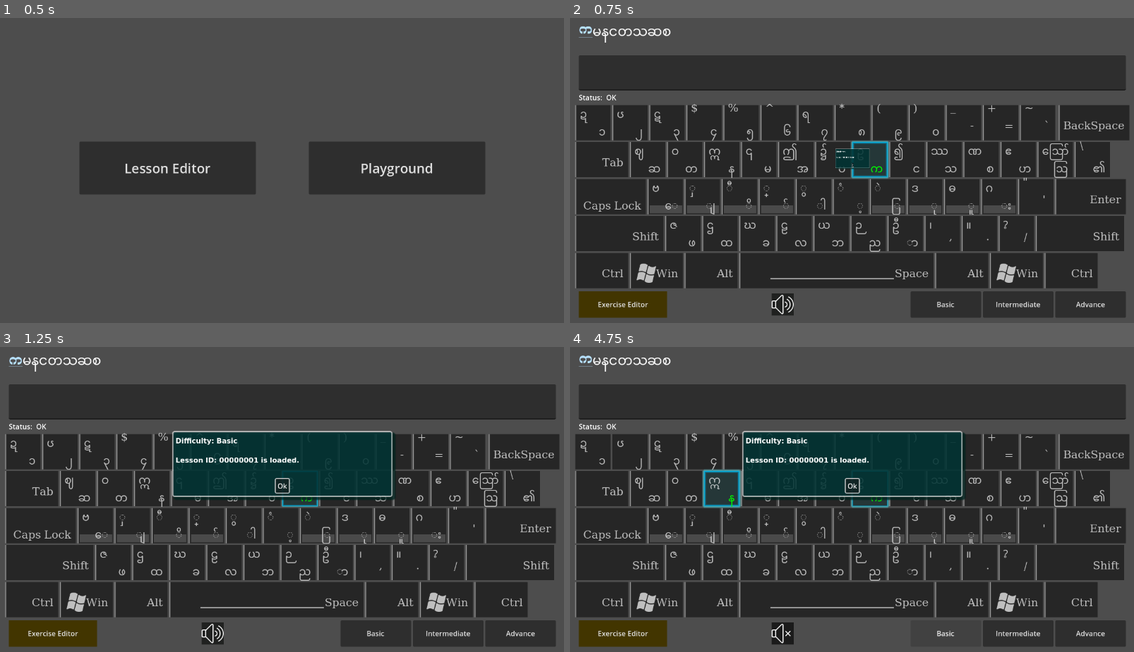
Above: before the commit, frames 1-4 (two rows, left to right).
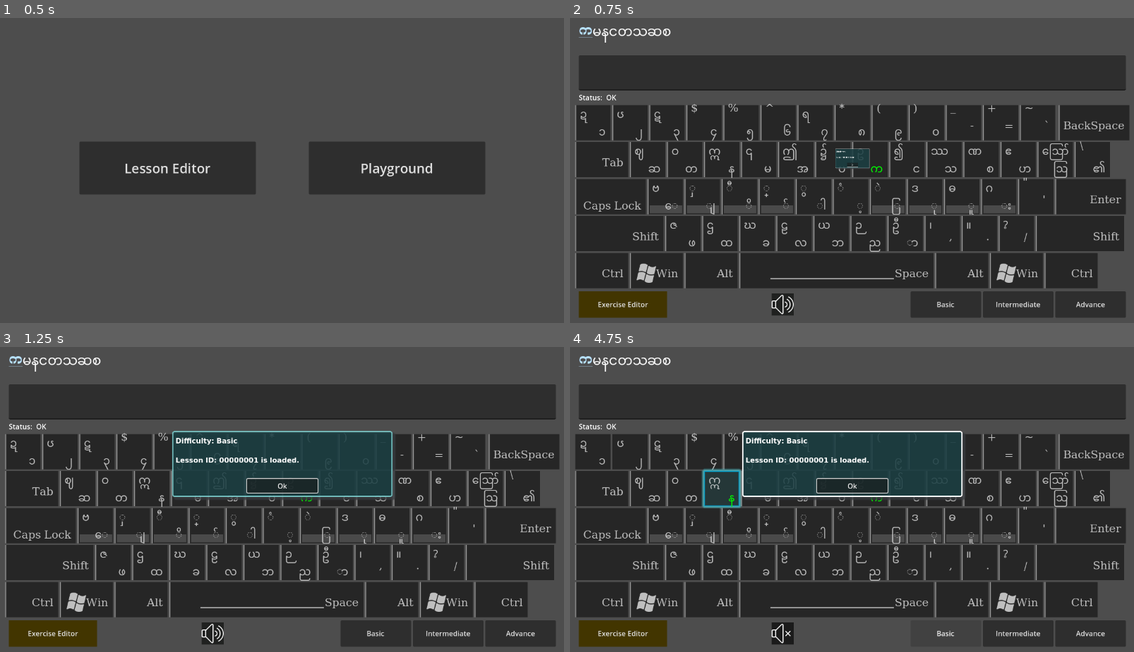
Above: after the commit, the same moments.

Repository: stmSi/Ultimate-Myanmar-Typing-Wizard
Game: Godot game, scene res://src/main.tscn
Two runs of this game, one before a commit and one after it. Both use one fixed random seed, a clock stepped at 60 frames per second and the inputs below.
Inputs (mouse positions are in pixels of both pictures, inside the frame that each line leads up to):
- Up to frame 1 (0.5 s): no input
- Up to frame 2 (0.75 s): click "Playground" at 0.5 s
- Up to frame 3 (1.25 s): no input
- Up to frame 4 (4.75 s): click "Ok" at 1.25 s; click (852, 401) at 2.02 s; type "12" at 2.1 s; click (852, 496) at 2.75 s, where only the run before the commit has a clickable "Ok"; click (784, 633) at 3.5 s; click "Basic" at 4.25 s

Frame 1 is identical in both runs. In frame 2, 0.3% of the frame differs, in the area x 1-57%, y 2-53%; in frame 3, 1.2%; in frame 4, 1.4%, in the area x 1-71%, y 2-53%.

Commit message:
Pause while Popup message appear

Diff:
--- a/src/Autoload/MessagePopupManager.gd
+++ b/src/Autoload/MessagePopupManager.gd
@@ -25,13 +25,13 @@
 	pass
 
 func _get_popups_group() -> Control:
-
-	if get_tree().root.has_node('/root/PopupsGroup'):
-		return get_tree().root.get_node('/root/PopupsGroup')
+	var loaded_scene = get_tree().root.get_child(get_tree().root.get_child_count() - 1)
+	if loaded_scene.has_node('PopupsGroup'):
+		return loaded_scene.get_node('PopupsGroup')
 
 	var popup_groups = Control.new()
 	popup_groups.name = "PopupsGroup"
 
 	popup_groups.global_position = get_viewport().get_visible_rect().size / 2
-	get_tree().root.get_child(get_tree().root.get_child_count() - 1).add_child(popup_groups)
+	loaded_scene.add_child(popup_groups)
 	return popup_groups
--- a/src/Keyboard/keyboard.gd
+++ b/src/Keyboard/keyboard.gd
@@ -39,7 +39,7 @@
 			keycode_str,
 			event.shift_pressed
 		)[1] ### [Success, Char]
-		print('converted: ' + converted_char)
+#		print('converted: ' + converted_char)
 
 
 		if len(converted_char) > 1: # Shift/Alt/Ctrl
@@ -57,6 +57,7 @@
 			EventBus.wrong_char_typed.emit(converted_char)
 			_run_incorrect(converted_char)
 			pending_node.reset_animation()
+			_reset_shifts()
 
 
 func _on_current_char_changed(char: String):
--- a/src/MessagePopup/message_popup.gd
+++ b/src/MessagePopup/message_popup.gd
@@ -4,13 +4,23 @@
 @onready var margin_container: MarginContainer = $MarginContainer
 @onready var ok_btn: Button = %OkBtn
 
+func _ready() -> void:
+	add_to_group('msg_popups')
+	get_tree().paused = true
+
 
 func set_msg(msg: String) -> void:
 	message_lbl.text = msg
 	ok_btn.grab_focus()
 	$AnimationPlayer.play('open')
+	await $AnimationPlayer.animation_finished
+	$AnimationPlayer.play('running')
 
 func _on_ok_btn_pressed() -> void:
+
+	if len(get_tree().get_nodes_in_group('msg_popups')) == 1:
+		get_tree().paused = false
+
 	EventBus.message_popup_closed.emit()
 	$AnimationPlayer.play('close')
 	await $AnimationPlayer.animation_finished
--- a/src/MessagePopup/message_popup.tscn
+++ b/src/MessagePopup/message_popup.tscn
@@ -27,6 +27,18 @@
 "points": PackedFloat32Array(1e-05, -0.25, 0, 0.25, 0),
 "times": PackedFloat32Array(0)
 }
+tracks/2/type = "value"
+tracks/2/imported = false
+tracks/2/enabled = true
+tracks/2/path = NodePath("MarginContainer/Panel:theme_override_styles/panel:border_color")
+tracks/2/interp = 1
+tracks/2/loop_wrap = true
+tracks/2/keys = {
+"times": PackedFloat32Array(0),
+"transitions": PackedFloat32Array(1),
+"update": 0,
+"values": [Color(1, 1, 1, 0.596078)]
+}
 
 [sub_resource type="Animation" id="Animation_8cr60"]
 resource_name = "close"
@@ -104,11 +116,29 @@
 "times": PackedFloat32Array(0, 0.4)
 }
 
+[sub_resource type="Animation" id="Animation_xiw6t"]
+resource_name = "running"
+length = 0.5
+loop_mode = 2
+tracks/0/type = "value"
+tracks/0/imported = false
+tracks/0/enabled = true
+tracks/0/path = NodePath("MarginContainer/Panel:theme_override_styles/panel:border_color")
+tracks/0/interp = 1
+tracks/0/loop_wrap = true
+tracks/0/keys = {
+"times": PackedFloat32Array(0, 0.5),
+"transitions": PackedFloat32Array(1, 1),
+"update": 0,
+"values": [Color(1, 1, 1, 1), Color(0, 0.698039, 0.698039, 0.596078)]
+}
+
 [sub_resource type="AnimationLibrary" id="AnimationLibrary_qv8rx"]
 _data = {
 "RESET": SubResource("Animation_5xlrx"),
 "close": SubResource("Animation_8cr60"),
-"open": SubResource("Animation_ita0k")
+"open": SubResource("Animation_ita0k"),
+"running": SubResource("Animation_xiw6t")
 }
 
 [sub_resource type="StyleBoxFlat" id="StyleBoxFlat_b88uv"]
@@ -122,11 +152,25 @@
 corner_radius_top_right = 5
 corner_radius_bottom_right = 5
 corner_radius_bottom_left = 5
-shadow_color = Color(0, 0.137255, 0.117647, 0.756863)
+corner_detail = 20
+shadow_color = Color(0.219608, 0.231373, 0.247059, 0.756863)
 shadow_size = 3
 shadow_offset = Vector2(5, 5)
 
+[sub_resource type="InputEventKey" id="InputEventKey_2n7k0"]
+device = -1
+keycode = 4194309
+
+[sub_resource type="InputEventKey" id="InputEventKey_etbkn"]
+device = -1
+keycode = 32
+unicode = 32
+
+[sub_resource type="Shortcut" id="Shortcut_jba6w"]
+events = [SubResource("InputEventKey_2n7k0"), SubResource("InputEventKey_etbkn")]
+
 [node name="MessagePopup" type="VBoxContainer"]
+process_mode = 3
 z_index = 2
 custom_minimum_size = Vector2(500, 150)
 anchors_preset = 8
@@ -179,9 +223,11 @@
 
 [node name="OkBtn" type="Button" parent="MarginContainer/MarginContainer/VBoxContainer"]
 unique_name_in_owner = true
+custom_minimum_size = Vector2(160, 0)
 layout_mode = 2
 size_flags_horizontal = 4
 size_flags_vertical = 10
+shortcut = SubResource("Shortcut_jba6w")
 text = "Ok"
 
 [connection signal="pressed" from="MarginContainer/MarginContainer/VBoxContainer/OkBtn" to="." method="_on_ok_btn_pressed"]
--- a/src/Playground/Playground.tscn
+++ b/src/Playground/Playground.tscn
@@ -7,7 +7,6 @@
 [ext_resource type="PackedScene" uid="uid://bu35jrqg64j60" path="res://src/Keyboard/keyboard.tscn" id="5_3d5ha"]
 [ext_resource type="PackedScene" uid="uid://bulscf8jamb2b" path="res://src/FollowupRichText/follow_up_text_popup.tscn" id="6_vw22j"]
 [ext_resource type="Texture2D" uid="uid://5n4mh44uc3c4" path="res://Assets/Icons/audio.png" id="7_4yl2m"]
-[ext_resource type="PackedScene" uid="uid://d3rkoaljyut67" path="res://src/MessagePopup/message_popup.tscn" id="7_gemiv"]
 [ext_resource type="AudioStream" uid="uid://cdqui2diupr13" path="res://Assets/Sounds/error-sound.mp3" id="8_ylc3d"]
 [ext_resource type="AudioStream" uid="uid://bjeu8c6senasm" path="res://Assets/Sounds/correct-sound.mp3" id="9_otsg4"]
 
@@ -234,10 +233,8 @@
 layout_mode = 2
 text = "Advance"
 
-[node name="MessagePopup" parent="." instance=ExtResource("7_gemiv")]
-layout_mode = 1
-
 [node name="ErrorAudioPlayer" type="AudioStreamPlayer" parent="."]
+process_mode = 3
 stream = ExtResource("8_ylc3d")
 volume_db = -25.0
 pitch_scale = 1.2
@@ -245,6 +242,7 @@
 script = SubResource("GDScript_7njul")
 
 [node name="CorrectAudioPlayer" type="AudioStreamPlayer" parent="."]
+process_mode = 3
 stream = ExtResource("9_otsg4")
 volume_db = -20.0
 max_polyphony = 3
Binary file added: Assets/Icons/Logo.png
Not shown, added: Assets/Icons/Logo.png.import
Not shown, added: Assets/Icons/Logo.png.license.txt
Not shown: 1 places in src/MessagePopup/message_popup.tscn that only renumber resources
Not shown: 1 places in src/Playground/Playground.tscn that only renumber resources
